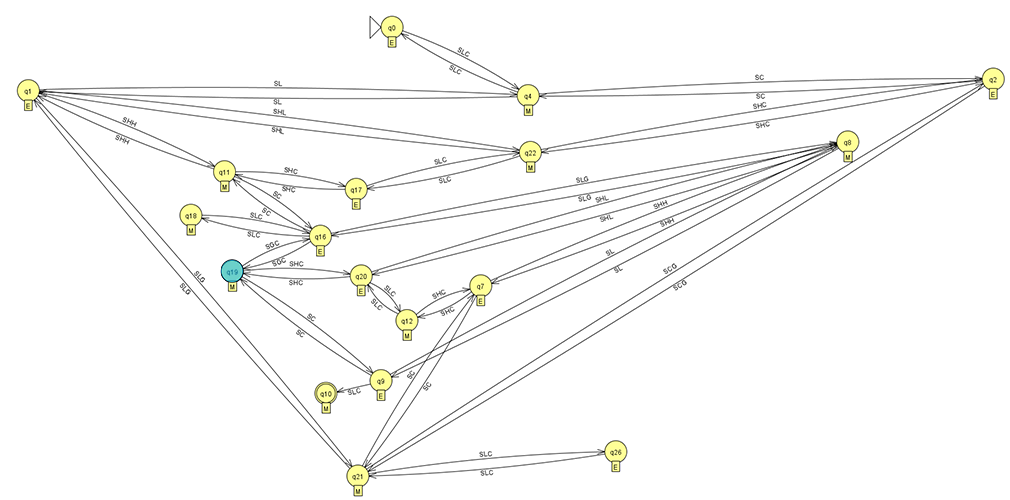
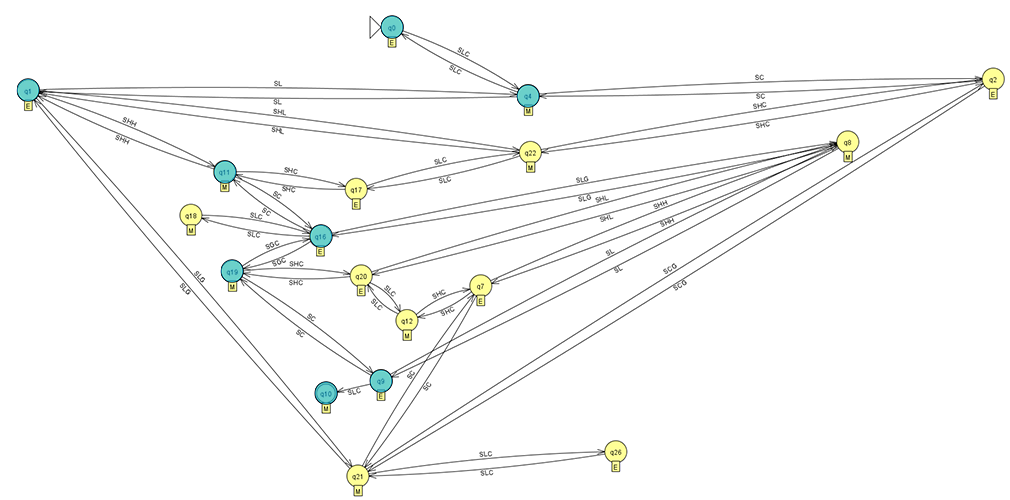
Before/after of a 1010 × 500 layered artwork. What changed in the layer stack:
showed "q0" over [381, 15, 404, 39]
showed "q1" over [17, 78, 40, 102]
showed "q11" over [214, 160, 237, 184]
showed "q4" over [517, 84, 540, 108]
showed "q16" over [310, 224, 333, 248]
showed "q9" over [370, 369, 393, 393]
showed "q10" over [315, 381, 338, 405]
